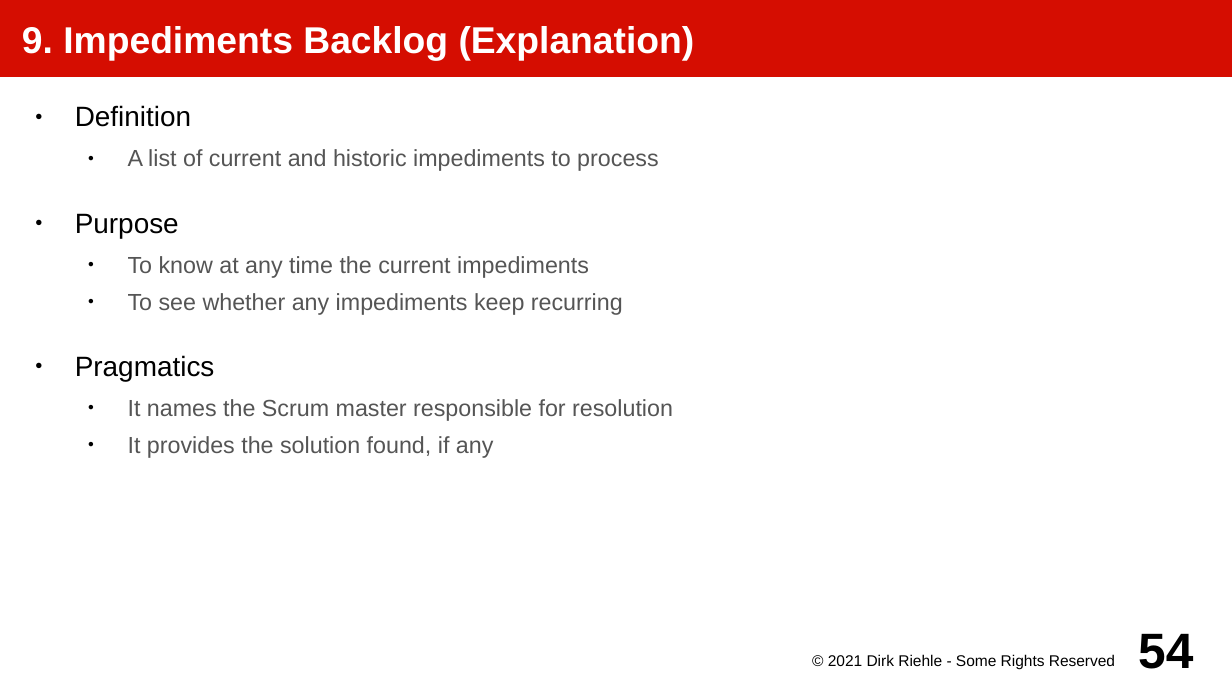
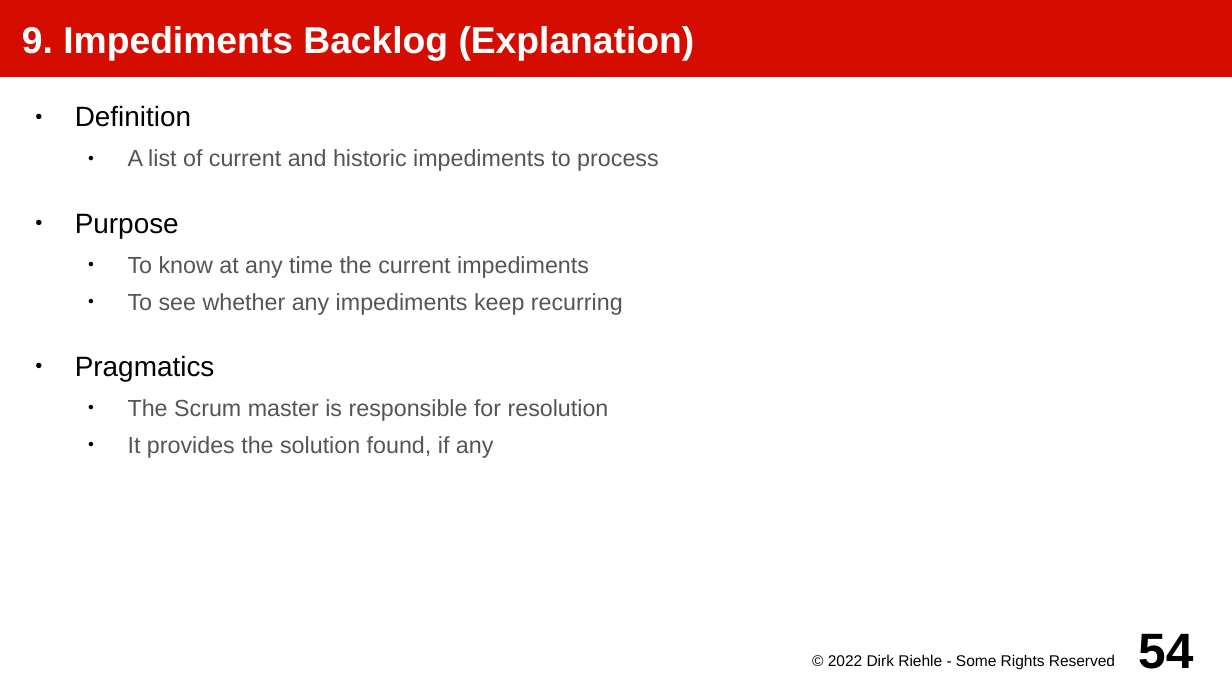
Before and after one commit to dirkriehle/amos-course, a slide deck: slide 54 of Lecture slides/AMOS A02 - Project Setup.odp. Drawn at 1232x693 pixels with LibreOffice and Linux fonts; fonts in the diff are those of the drawing. Boxes give left, top, right and bottom in pixels: in the first picture for what was removed or moved away, otherwise in the second. Text is boxed around its words. In the diff, an @@ line names an element or a change of style, - is before the commit and + after.

```diff
--- a/Lecture slides/AMOS A02 - Project Setup.odp
+++ b/Lecture slides/AMOS A02 - Project Setup.odp
@@ text at [128, 399, 609, 421]: text changed @@
-  ● It names the Scrum master responsible for resolution
+  ● The Scrum master is responsible for resolution
@@ text at [828, 654, 1115, 670]: text changed @@
-© 2021 Dirk Riehle - Some Rights Reserved
+© 2022 Dirk Riehle - Some Rights Reserved
```
Also in this commit, not shown: 49 other slides changed, 24 other files.
